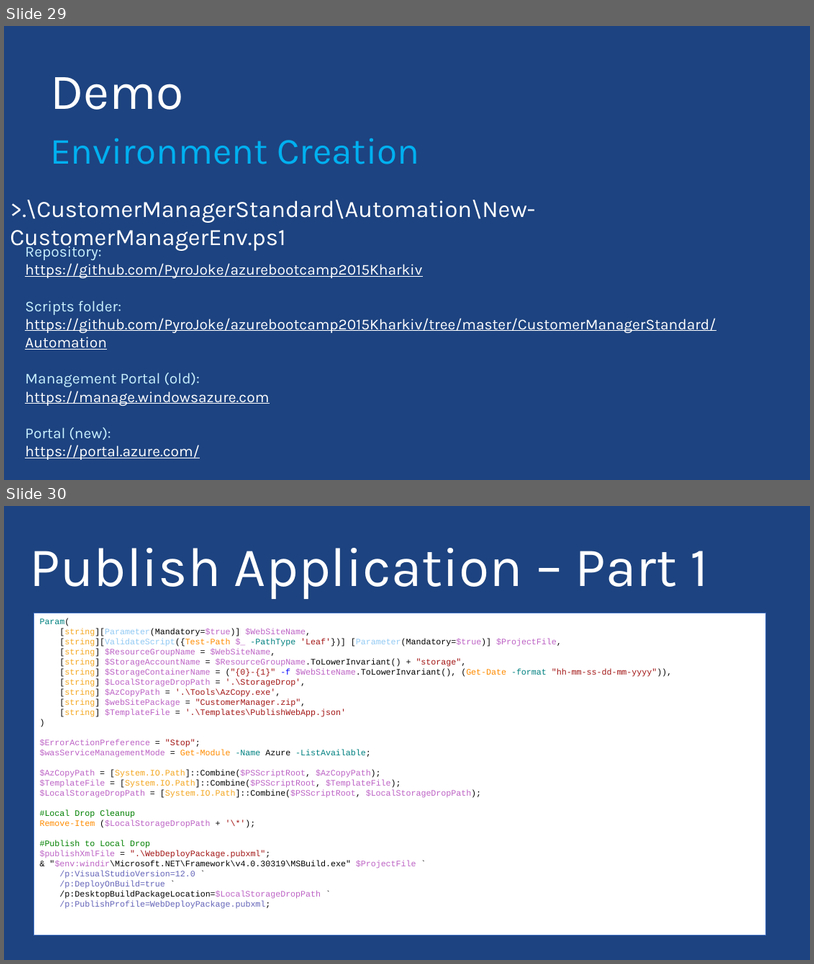
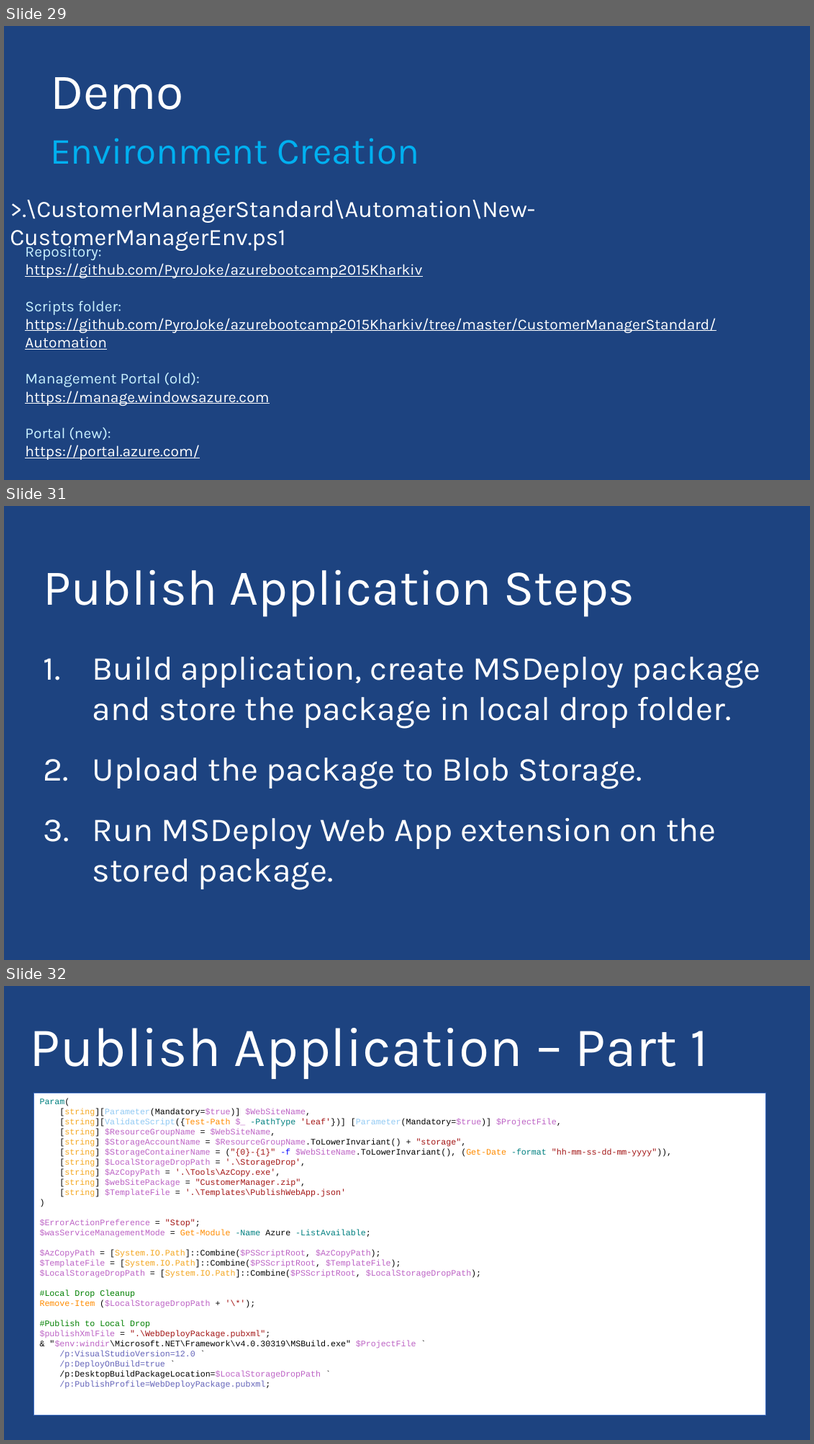
Before and after one commit to PyroJoke/AzureBootcamp2015Kharkiv, a slide deck: Presentations/AzureGlobalBootcamp - WebApps.pptx. Shown one above the other, each under a label of ours: slides 29 and 30 before the commit, slides 29, 31 and 32 after it; the slides between them are not shown. The pictures are 814x964 and 814x1444 pixels, drawn with LibreOffice and Linux fonts; fonts in the diff are those of the drawing; background and template pictures are left out. Boxes give left, top, right and bottom in pixels: in the first picture for what was removed or moved away, otherwise in the second. Text is boxed around its words. In the diff, an @@ line names an element or a change of style, - is before the commit and + after.

Commit message:
Added publish description slide to presentation

```diff
--- a/Presentations/AzureGlobalBootcamp - WebApps.pptx
+++ b/Presentations/AzureGlobalBootcamp - WebApps.pptx
@@ slide 31 added at (4,506,810,960), background picture (left out) @@
@@ title added at (44,570,635,616), 60 pt, text #FFFFFF @@
+Publish Application Steps
@@ text added at (93,656,761,889), 40 pt, text #FFFFFF @@
+1. Build application, create MSDeploy package and store the package in local drop folder.
+2. Upload the package to Blob Storage.
+3. Run MSDeploy Web App extension on the stored package.
@@ what was slide 30 is now slide 32 @@
```
Also in this commit, not shown: 1 slide changed, 1 other slide added.
